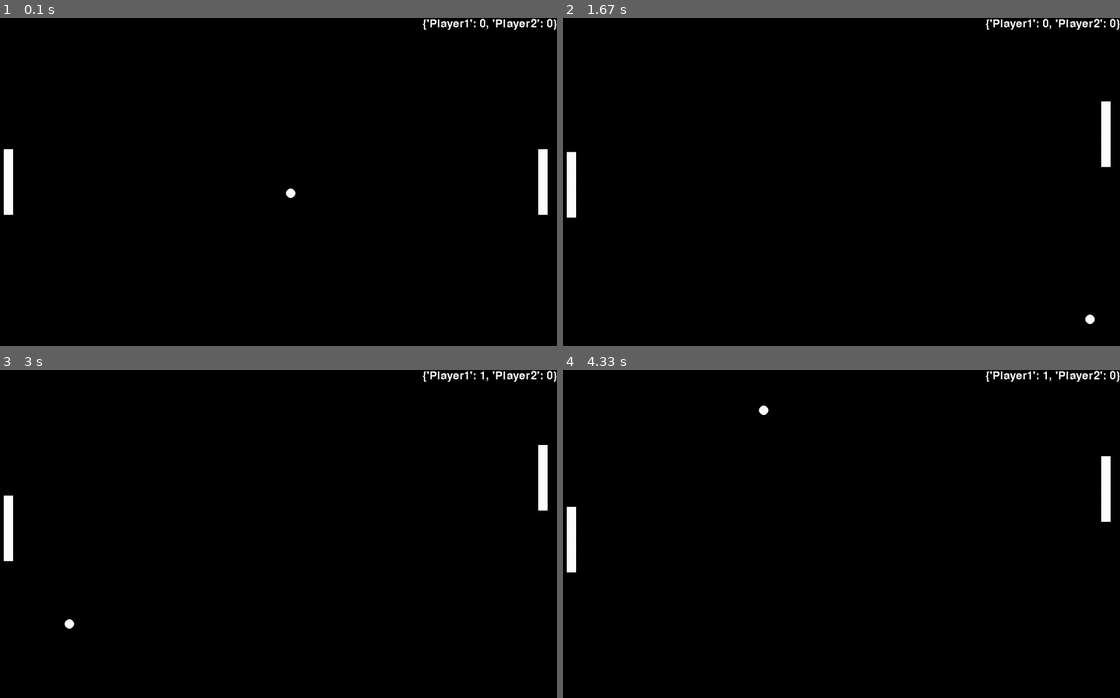
Above: before the commit, frames 1-4 (two rows, left to right).
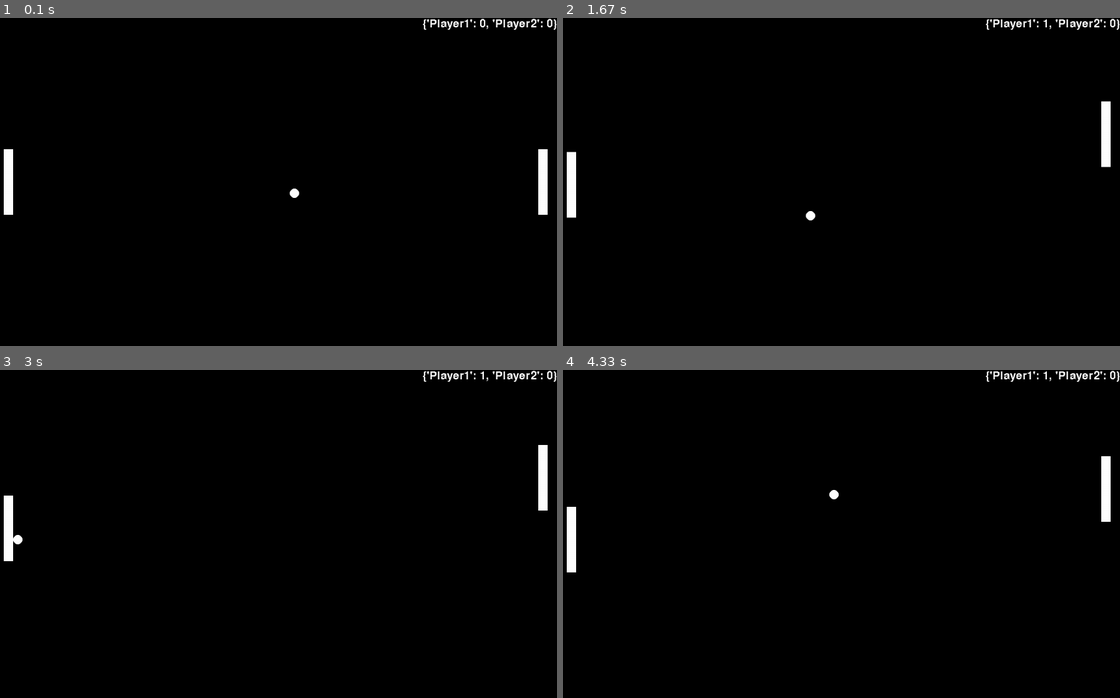
Above: after the commit, the same moments.

Repository: JellyWX/pygame-pong
Game: pygame game, started from main.py
Two runs of this game, one before a commit and one after it. Both use one fixed random seed, a clock stepped at 60 frames per second and the inputs below.
Inputs:
- Up to frame 1 (0.1 s): no input
- Up to frame 2 (1.67 s): hold Up 0.33-0.8 s; hold Down 0.83-1.13 s; hold S 0.83-1.13 s; hold Up 1.17-1.53 s; hold W 1.17-1.53 s; hold Down from 1.57 s (still down); hold S from 1.57 s (still down)
- Up to frame 3 (3 s): release Down at 1.93 s; release S at 1.93 s; hold Up 1.97-2.27 s; hold W 1.97-2.27 s; hold Down 2.3-2.6 s; hold S 2.3-2.6 s; hold Up from 2.63 s (still down); hold W from 2.63 s (still down)
- Up to frame 4 (4.33 s): release Up at 3 s; release W at 3 s; hold Down 3.03-3.4 s; hold S 3.03-3.4 s; hold Up 3.43-3.73 s; hold W 3.43-3.73 s; hold Down 3.77-4.07 s; hold S 3.77-4.07 s; hold Up from 4.1 s (still down); hold W from 4.1 s (still down)

The runs differ from the first frame. In frame 1, less than 0.1% of the frame differs, in the area x 51-54%, y 52-55%; in frame 2, 0.1%, in the area x 43-96%, y 0-94%; in frame 3, less than 0.1%; in frame 4, less than 0.1%.

Commit message:
Update main.py. attempted to fix variant ball speed bug

Diff:
--- a/main.py
+++ b/main.py
@@ -17,8 +17,8 @@
   paddle_1 = Paddle(20, gui.height*0.4,gui)
   paddle_2 = Paddle(gui.width - 40, gui.height*0.4,gui)
 
-  r = randint(6,12)
-  r2 = (r**2 - 25)**(0.5)
+  r = 10
+  r2 = randint(1,15)
 
   ball = Ball(gui.width/2,gui.height/2,r,r2,paddle_1,paddle_2,gui)
 
